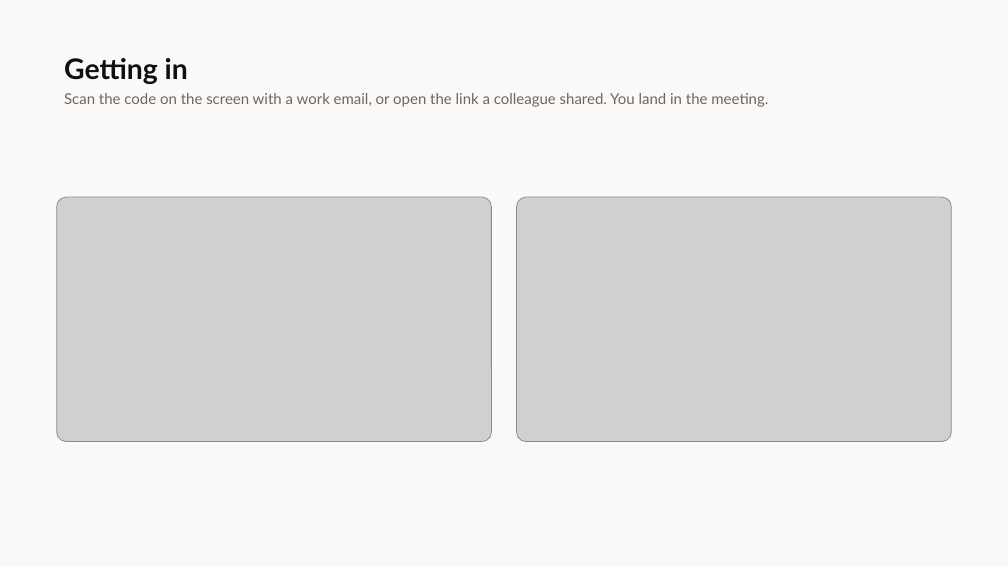
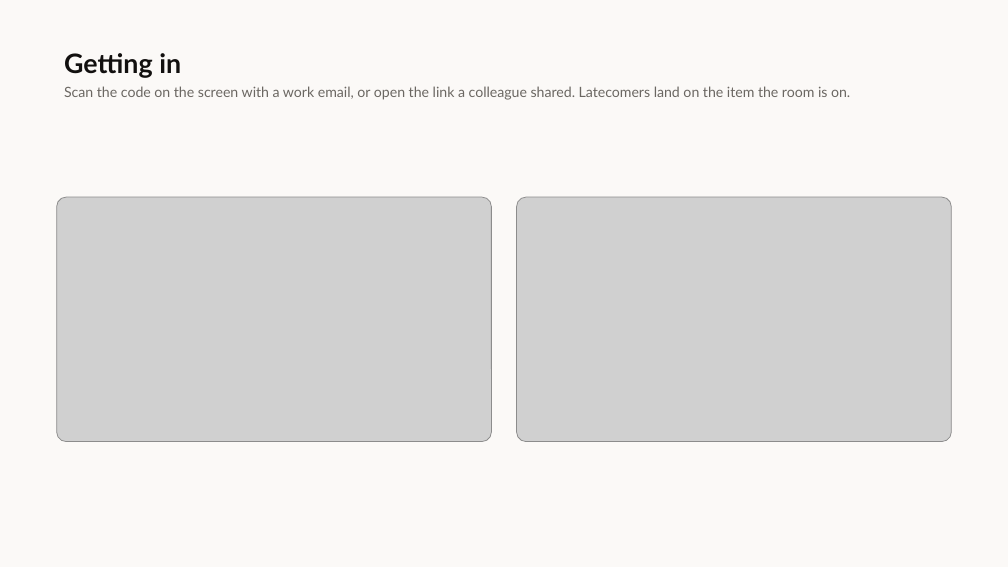
Before and after one commit to Herman-Gathege/Mshikaki-Meetings-App, a slide deck: slide 3 of docs/presentations/Mshikaki-Walkthrough.pptx. Drawn at 1008x567 pixels with LibreOffice and Linux fonts; fonts in the diff are those of the drawing; grey boxes stand for pictures. Boxes give left, top, right and bottom in pixels: in the first picture for what was removed or moved away, otherwise in the second. Text is boxed around its words. In the diff, an @@ line names an element or a change of style, - is before the commit and + after.

```diff
--- a/docs/presentations/Mshikaki-Walkthrough.pptx
+++ b/docs/presentations/Mshikaki-Walkthrough.pptx
@@ text "Getting in" at (x1=64, y1=53, x2=181, y2=78): size 27 to 25.5 pt @@
@@ text at (x1=64, y1=86, x2=850, y2=100): text changed; size 14.2 to 13.5 pt @@
-Scan the code on the screen with a work email, or open the link a colleague shared. You land in the meeting.
+Scan the code on the screen with a work email, or open the link a colleague shared. Latecomers land on the item the room is on.
```
Also in this commit, not shown: 7 other slides changed, 6 slides added, 5 slides removed.
